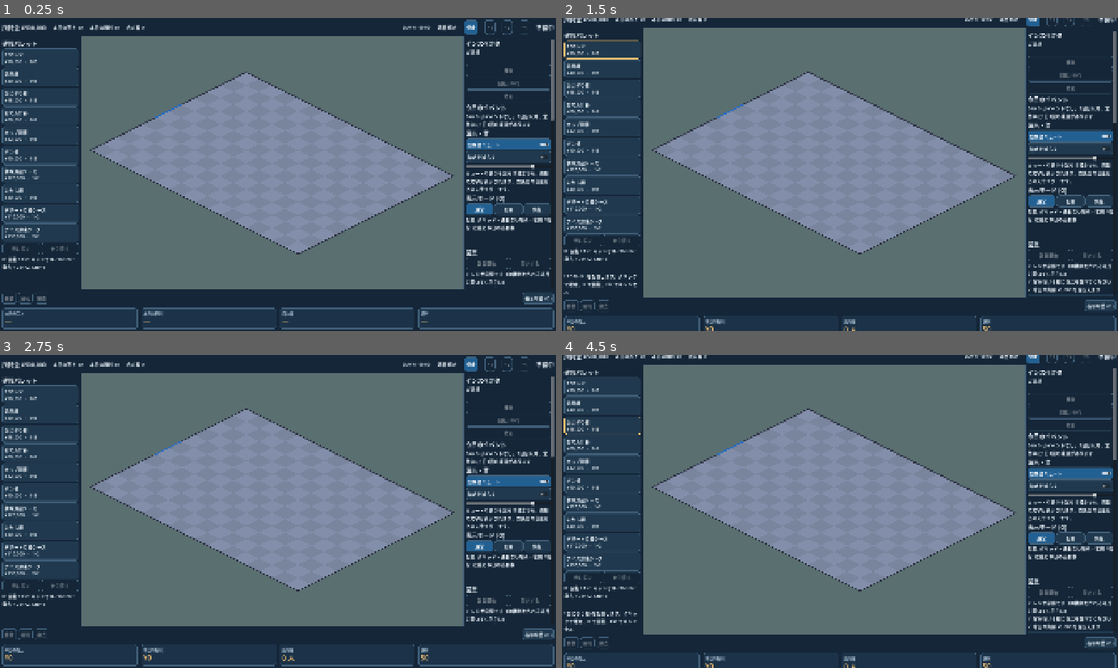
Above: before the commit, frames 1-4 (two rows, left to right).
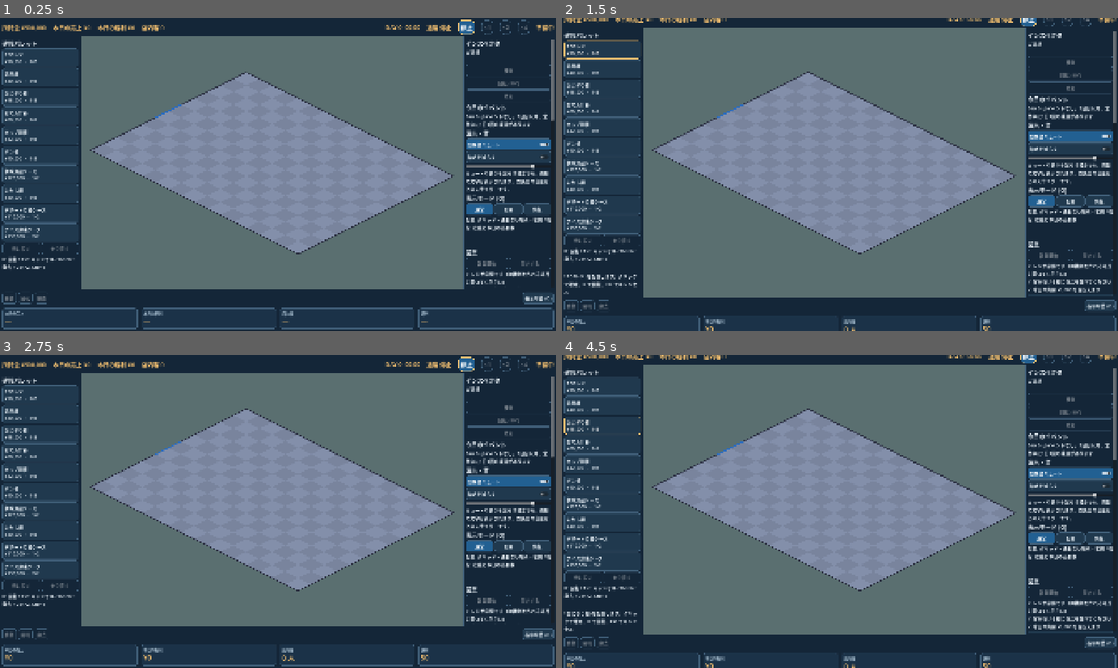
Above: after the commit, the same moments.

Repository: yn217/Convenience_store_Sim
Game: Godot game, scene res://scenes/main/Main.tscn
The game is run twice, just before and just after one commit, with the same random seed, the same clock (stepped at 60 frames per second) and the same inputs.
Inputs:
- Up to frame 1 (0.25 s): no input
- Up to frame 2 (1.5 s): click "停止" at 0.5 s; click "POSレジ ¥90,000 ・ 1×2" at 1.25 s
- Up to frame 3 (2.75 s): click "停止" at 2 s
- Up to frame 4 (4.5 s): click "汎用棚 ¥40,000 ・ 1×2" at 2.75 s; click "停止" at 3.5 s; click "おにぎり棚 ¥45,000 ・ 1×2" at 4.25 s

The runs differ from the first frame. In frame 1, 0.8% of the frame differs, in the area x 0-100%, y 0-6%; in frame 2, 0.6%; in frame 3, 0.8%; in frame 4, 0.6%.

Commit message:
style(hud): restyle top HUD toward mockup (#61)
- UiTheme: HudValue label (WARM, 20px) and HudSpeedButton (radius 14,
  toggled = BRAND_BLUE fill + WARM border) variations
- GameHud: apply variations in _ready; ClockLabel tooltip shows the
  weekday (DAY 0 = 月曜日) via GameHud.weekday_text
- tests: weekday_text over 0..13

Co-Authored-By: Claude Haiku <noreply@anthropic.com>

Diff:
--- a/scripts/presentation/game_hud.gd
+++ b/scripts/presentation/game_hud.gd
@@ -24,9 +24,12 @@
 func _ready() -> void:
 	var row: HBoxContainer = $Row
 	var anchor := _speed.get_index()
+	for lbl in [_cash, _sales, _profit, _customers, _clock, _speed, _state]:
+		lbl.theme_type_variation = &"HudValue"
 	for speed in [0, 1, 2, 4]:
 		var b := Button.new()
 		b.text = speed_text(speed)
+		b.theme_type_variation = &"HudSpeedButton"
 		b.toggle_mode = true
 		b.focus_mode = Control.FOCUS_NONE
 		b.pressed.connect(func(): speed_requested.emit(speed))
@@ -54,6 +57,12 @@
 	return "停止" if speed == 0 else "×%d" % speed
 
 
+## Day 0 is a Monday (the game calendar starts on 月曜日).
+static func weekday_text(day: int) -> String:
+	const NAMES := ["月曜日", "火曜日", "水曜日", "木曜日", "金曜日", "土曜日", "日曜日"]
+	return NAMES[posmod(day, 7)]
+
+
 func apply_snapshot(s: Dictionary) -> void:
 	var metrics := get_node_or_null("../MetricBar")
 	if metrics != null:
@@ -63,7 +72,9 @@
 	_sales.text = "本日の売上 " + format_yen(int(today["revenue_yen"]))
 	_profit.text = "本日の粗利 " + format_yen(int(today["gross_profit_yen"]))
 	_customers.text = "店内客 %d" % s.get("customers", []).size()
-	_clock.text = "DAY %d  %s" % [int(s["day"]), format_clock(int(s["time_sec"]))]
+	var day := int(s["day"])
+	_clock.text = "DAY %d  %s" % [day, format_clock(int(s["time_sec"]))]
+	_clock.tooltip_text = "%s（%d日目）" % [weekday_text(day), day + 1]
 	_speed.text = "速度 " + speed_text(int(s["speed_setting"]))
 	_state.text = STATE_TEXT.get(s["business_state"], String(s["business_state"]))
 	var running: bool = s["business_state"] == "OPEN" or s["business_state"] == "CLOSING"
--- a/scripts/presentation/ui_theme.gd
+++ b/scripts/presentation/ui_theme.gd
@@ -13,6 +13,7 @@
 const WARM := Color("ffc873")
 const CARD := Color("1b3248")
 const RADIUS := 8
+const HUD_RADIUS := 14
 
 const HUD_HEIGHT := 64
 const PALETTE_WIDTH := 280
@@ -43,6 +44,19 @@
 	theme.set_type_variation("CardValue", "Label")
 	theme.set_color("font_color", "CardValue", WARM)
 	theme.set_font_size("font_size", "CardValue", 24)
+	theme.add_type("HudValue")
+	theme.set_type_variation("HudValue", "Label")
+	theme.set_color("font_color", "HudValue", WARM)
+	theme.set_font_size("font_size", "HudValue", FONT_HUD)
+	theme.add_type("HudSpeedButton")
+	theme.set_type_variation("HudSpeedButton", "Button")
+	theme.set_stylebox("normal", "HudSpeedButton", _hud_button_box(PANEL_ELEVATED, BORDER))
+	theme.set_stylebox("hover", "HudSpeedButton", _hud_button_box(PANEL_ELEVATED, WARM))
+	theme.set_stylebox("disabled", "HudSpeedButton", _hud_button_box(PANEL, BORDER))
+	theme.set_stylebox("pressed", "HudSpeedButton", _hud_button_box(BRAND_BLUE, WARM))
+	theme.set_stylebox("hover_pressed", "HudSpeedButton", _hud_button_box(BRAND_BLUE, WARM))
+	theme.set_color("font_color", "HudSpeedButton", TEXT_PRIMARY)
+	theme.set_font_size("font_size", "HudSpeedButton", FONT_HUD)
 	theme.set_color("font_color", "Label", TEXT_PRIMARY)
 	theme.set_color("font_color", "Button", TEXT_PRIMARY)
 	theme.set_font_size("font_size", "Label", FONT_BODY)
@@ -58,3 +72,9 @@
 	b.set_border_width_all(1)
 	b.set_content_margin_all(8)
 	return b
+
+
+static func _hud_button_box(color: Color, border: Color) -> StyleBoxFlat:
+	var b := _box(color, HUD_RADIUS)
+	b.border_color = border
+	return b
--- /dev/null
+++ b/tests/unit/test_hud_weekday.gd
@@ -0,0 +1,10 @@
+extends RefCounted
+## HUD weekday text for the ClockLabel tooltip: DAY 0 is 月曜日, the week repeats every 7 days.
+
+const Hud := preload("res://scripts/presentation/game_hud.gd")
+
+
+func test_weekday_over_two_weeks(t, _tree) -> void:
+	var expected := ["月曜日", "火曜日", "水曜日", "木曜日", "金曜日", "土曜日", "日曜日"]
+	for day in 14:
+		t.eq(Hud.weekday_text(day), expected[day % 7], "day %d" % day)
Not shown, added: tests/unit/test_hud_weekday.gd.uid
